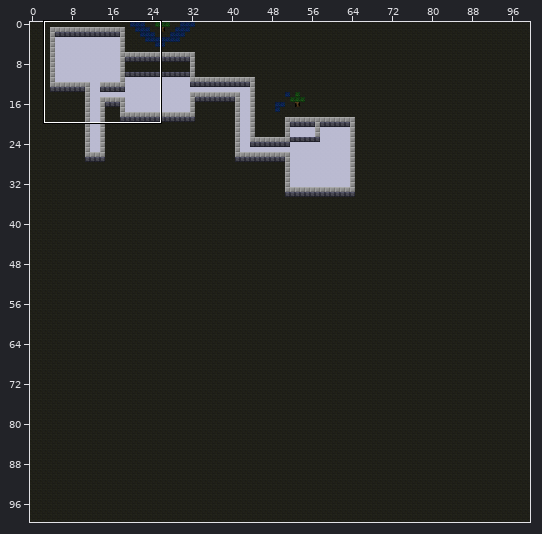
Tiled map, stored at maps/firstmap.tmx. Above: a wide view before the commit, with the close-up outlined.
Close-up. Before the commit:
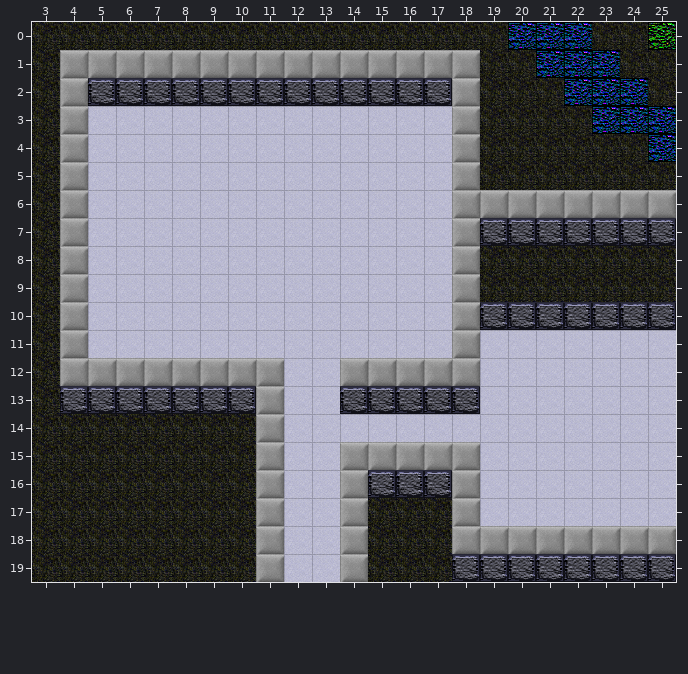
Cells are 32x32 px. Shown: x 3..25, y 0..19. The commit also changed other parts of the map, which this record leaves out.
The same view after the edit:
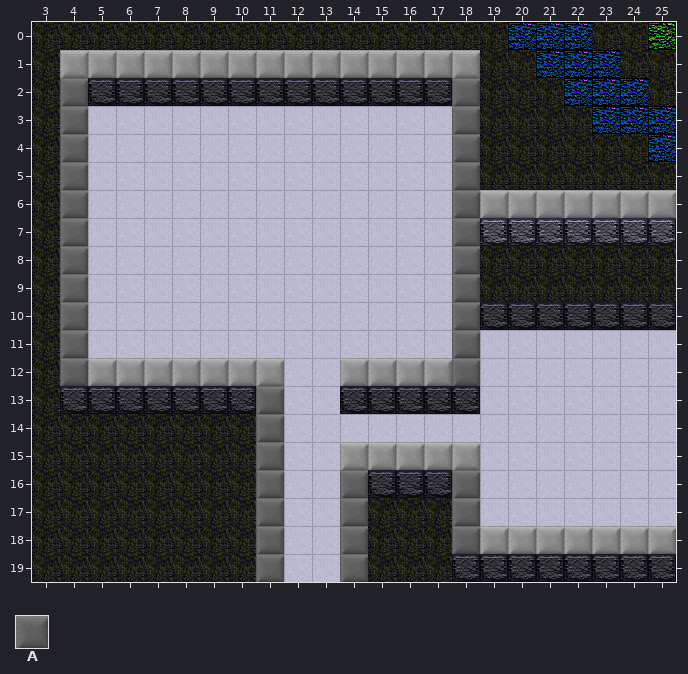
Key: from "shooter1ii": A 61.
_ is an empty cell.
Tiles of an added or newly shown layer are drawn over the layers below it.
See-through tiles are keyed as they look on the map.
The exact change:
Layer "obstruction" (added):
y 2: x 4..18 _______________ -> AAAAAAAAAAAAAAA
y 3..9: x 4 _ -> A; x 18 _ -> A
y 10: x 4 _ -> A; x 18..25 ________ -> AAAAAAAA
y 11..12: x 4 _ -> A; x 18 _ -> A
y 13: x 4..11 ________ -> AAAAAAAA; x 14..18 _____ -> AAAAA
y 14..15: x 11 _ -> A
y 16: x 11 _ -> A; x 14..18 _____ -> AAAAA
y 17..18: x 11 _ -> A; x 14 _ -> A; x 18 _ -> A
y 19: x 11 _ -> A; x 14 _ -> A; x 18..25 ________ -> AAAAAAAA
Changed places in both close-ups, as pixel boxes (x1, y1, x2, y2):
added: (60, 78, 676, 582)
